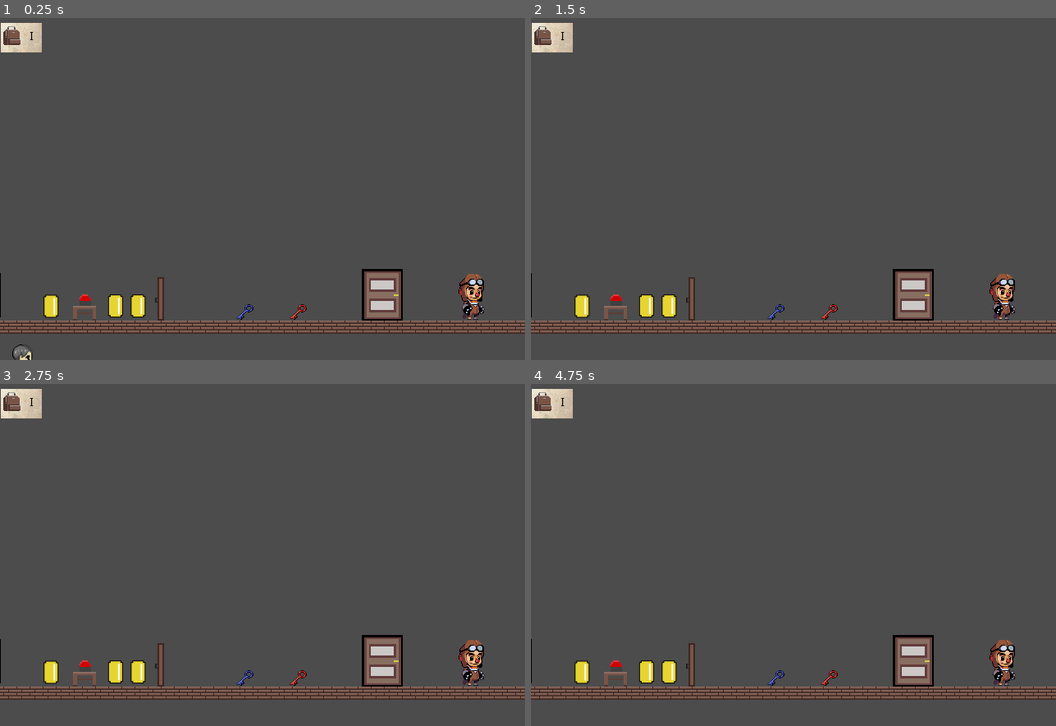
Above: before the commit, frames 1-4 (two rows, left to right).
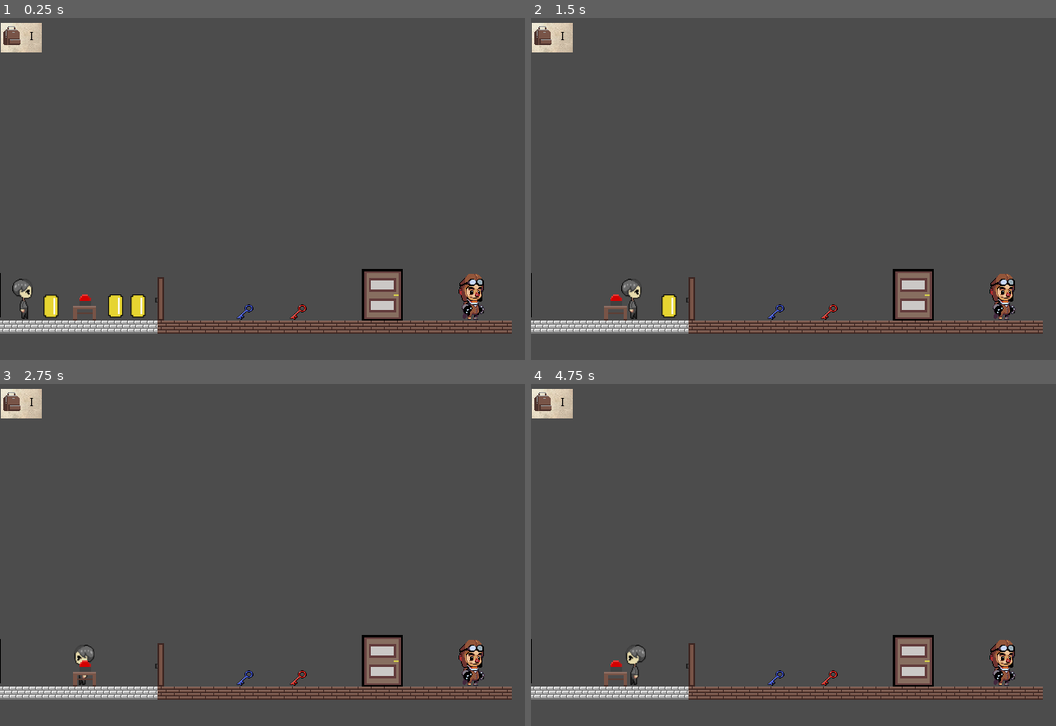
Above: after the commit, the same moments.

Repository: bkuon/Reverie
Game: Godot game, scene res://world.tscn
The game is run twice, just before and just after one commit, with the same random seed, the same clock (stepped at 60 frames per second) and the same inputs. The engine's default icon, where the game draws it, is replaced by a stand-in: a white triangle on a blue panel in a dark square.
Inputs:
- Up to frame 1 (0.25 s): no input
- Up to frame 2 (1.5 s): tap Enter at 0.5 s; hold V 0.53-1.28 s; hold Right (ui_right) from 0.53 s (still down); tap Up (ui_up) at 0.77, 0.8, 1.07, 1.35 s
- Up to frame 3 (2.75 s): tap Up (ui_up) at 1.52, 1.82 s; tap V at 1.55 s; release Right (ui_right) at 2.03 s; hold Left (ui_left) from 2.03 s (still down); hold Up (ui_up) from 2.03 s (still down); tap A (enter_door) at 2.1 s
- Up to frame 4 (4.75 s): release Left (ui_left) at 2.78 s; release Up (ui_up) at 2.78 s; hold Right (ui_right) 2.78-4.28 s; tap Z (interact) at 2.85 s; tap Up (ui_up) at 3.02, 3.32, 3.77, 3.8, 4.07, 4.52 s; tap V at 3.05, 4.35 s; hold V 3.53-4.28 s; hold Left (ui_left) from 4.28 s (still down)

The runs differ from the first frame. In frame 1, 1.4% of the frame differs, in the area x 0-100%, y 76-100%; in frame 2, 1.7%; in frame 3, 1.8%; in frame 4, 1.9%, in the area x 0-100%, y 76-93%.

Commit message:
Revert "Sprint 2 Implemented."

Diff:
--- a/KinematicBody2D.gd
+++ b/KinematicBody2D.gd
@@ -1,22 +1,8 @@
 extends KinematicBody2D
-
-#Added variables for Jump
-const UP = Vector2(0, -1)
-const JUMP_HEIGHT = -200
-#Brandon 3/12
-
-#Added Variables for Run
-const ACCELERATION = 50
-const MAX_SPEED = 200
-#Brandon 3/12
-
-#Duck Speed
-const DUCK_SPEED = 50
-
-export var speed = 10.0
 
 const GRAVITY = 20
 const SPEED = 100
+const JUMP = 500
 const RESISTANCE = Vector2(0,-1)
 
 var motion = Vector2()
@@ -24,8 +10,7 @@
 var obj = null
 
 func _physics_process(delta):
-	motion.y += GRAVITY
-	var friction = false
+	#motion.y += GRAVITY
 
 	if Input.is_action_pressed("ui_right"):
 		motion.x= SPEED
@@ -38,93 +23,18 @@
 	elif Input.is_action_just_pressed("interact"):
 		if obj and obj_name != "" and obj_name != "Door" and obj.can_speak:
 			get_node("../DialogueParser").init_dialogue(obj_name)
-	elif is_on_floor():
-		if Input.is_action_just_pressed("ui_up"):
-			motion.y = JUMP_HEIGHT
-		else:
-			$sprite.play("jump")
+	#elif is_on_floor():
+		#if Input.is_action_just_pressed("ui_up")
+			#motion.y = JUMP
+		#else:
+			#$sprite.play("jump")
 	else:
 		motion.x=0
 		$sprite.play("idle")
-	#Ability to run implemented here
-	if Input.is_action_pressed("ui_right") and Input.is_key_pressed(KEY_V):
-		motion.x = min(motion.x + ACCELERATION, MAX_SPEED)
-		$sprite.flip_h = false
-		$sprite.play("run")
-		if is_on_floor():
-			if Input.is_action_just_pressed("ui_up"):
-				motion.y = JUMP_HEIGHT
-			if friction == true:
-				motion.x = lerp(motion.x, 0, 0.2)
-		else:
-			if motion.y < 0:
-				$sprite.play("Jump")
-			else:
-				$sprite.play("Fall")
-			if friction == true:
-				motion.x = lerp(motion.x, 0, 0.05)
-
-
-		motion = move_and_slide(motion, UP)
-
-		move_and_slide(motion,RESISTANCE)
-	if Input.is_action_pressed("ui_left") and Input.is_key_pressed(KEY_V):
-		motion.x = min(motion.x - ACCELERATION, MAX_SPEED)
-		$sprite.flip_h = true
-		$sprite.play("run")
-
-		if is_on_floor():
-			if Input.is_action_just_pressed("ui_up"):
-				motion.y = JUMP_HEIGHT
-			if friction == true:
-				motion.x = lerp(motion.x, 0, 0.2)
-		else:
-			if motion.y < 0:
-				$sprite.play("Jump")
-			else:
-				$sprite.play("Fall")
-			if friction == true:
-				motion.x = lerp(motion.x, 0, 0.05)
-
-
-		motion = move_and_slide(motion, UP)
-
-		move_and_slide(motion,RESISTANCE)
-
-
 
 	if Input.is_action_pressed("ui_left") and Input.is_action_pressed("ui_right"):
 		motion.x=0
 		$sprite.play("idle")
-
-	#Ability to duck here
-	if Input.is_action_pressed("ui_down"):
-		#$sprite.play("duck")
-		motion.x = 0
-	if Input.is_action_pressed("ui_down") and Input.is_action_pressed("ui_right"):
-		#$sprite.play("duck")
-		motion.x = DUCK_SPEED
-	if Input.is_action_pressed("ui_down") and Input.is_action_pressed("ui_left"):
-		#$sprite.flip_h = true
-		#$sprite.play("duck")
-		motion.x = -DUCK_SPEED
-
-	#Ability to jump implemented here
-	if is_on_floor():
-		if Input.is_action_just_pressed("ui_up"):
-			motion.y = JUMP_HEIGHT
-		if friction == true:
-			motion.x = lerp(motion.x, 0, 0.2)
-	else:
-		if motion.y < 0:
-			$sprite.play("Jump")
-		else:
-			$sprite.play("Fall")
-		if friction == true:
-			motion.x = lerp(motion.x, 0, 0.05)
-
-
-	motion = move_and_slide(motion, UP)
 
 	move_and_slide(motion,RESISTANCE)
 
--- a/Tileset.tscn
+++ b/Tileset.tscn
@@ -3,13 +3,13 @@
 [ext_resource path="res://images/Environment/tile2.png" type="Texture" id=1]
 [ext_resource path="res://images/Environment/wood1.png" type="Texture" id=2]
 
-[sub_resource type="RectangleShape2D" id=1]
+[sub_resource type="RectangleShape2D" id=4]
 extents = Vector2( 8.26175, 8.07465 )
 
 [node name="Tileset" type="Node2D"]
 
 [node name="StaticBodyTile" type="StaticBody2D" parent="."]
-position = Vector2( 0.387054, -877.549 )
+position = Vector2( 1.83026, -877.457 )
 scale = Vector2( 2, 2 )
 __meta__ = {
 "_edit_group_": true
--- a/updatedTileSet.tres
+++ /dev/null
@@ -1,24 +0,0 @@
-[gd_resource type="TileSet" load_steps=3 format=2]
-
-[ext_resource path="res://images/Environment/tile2.png" type="Texture" id=1]
-
-[sub_resource type="RectangleShape2D" id=1]
-extents = Vector2( 8.70947, 8.53113 )
-
-[resource]
-0/name = "tile2"
-0/texture = ExtResource( 1 )
-0/tex_offset = Vector2( 0, 0 )
-0/modulate = Color( 1, 1, 1, 1 )
-0/region = Rect2( 0, 0, 17, 16 )
-0/tile_mode = 0
-0/occluder_offset = Vector2( 0, 0 )
-0/navigation_offset = Vector2( 0, 0 )
-0/shapes = [ {
-"autotile_coord": Vector2( 0, 0 ),
-"one_way": false,
-"one_way_margin": 1.0,
-"shape": SubResource( 1 ),
-"shape_transform": Transform2D( 1, 0, 0, 1, 8.72937, 7.95166 )
-} ]
-0/z_index = 0
--- a/world.tscn
+++ b/world.tscn
@@ -30,7 +30,6 @@
 [ext_resource path="res://images/backgrounds/paperbackground.png" type="Texture" id=28]
 [ext_resource path="res://images/backgrounds/itembackground.png" type="Texture" id=29]
 
-
 [sub_resource type="SpriteFrames" id=1]
 animations = [ {
 "frames": [ ExtResource( 2 ) ],
@@ -44,7 +43,8 @@
 "speed": 5.0
 } ]
 
-[sub_resource type="CapsuleShape2D" id=11]
+[sub_resource type="RectangleShape2D" id=2]
+extents = Vector2( 13, 24 )
 
 [sub_resource type="RectangleShape2D" id=3]
 extents = Vector2( 12.0269, 22.7418 )
@@ -93,13 +93,12 @@
 
 [node name="CollisionShape2D" type="CollisionShape2D" parent="MC_Sprite"]
 position = Vector2( 0, 1 )
-shape = SubResource( 11 )
+shape = SubResource( 2 )
 
 [node name="Area2D" type="Area2D" parent="MC_Sprite"]
 
 [node name="CollisionShape2D" type="CollisionShape2D" parent="MC_Sprite/Area2D"]
 shape = SubResource( 3 )
-
 
 [node name="keyObject" type="RigidBody2D" parent="."]
 collision_layer = 2
@@ -175,14 +174,14 @@
 cell_size = Vector2( 16, 16 )
 cell_quadrant_size = 25
 format = 1
-tile_data = PoolIntArray( 1835004, 0, 0, 1835005, 0, 0, 1835006, 0, 0, 1835007, 0, 0, 1769472, 0, 0, 1769473, 0, 0, 1769474, 0, 0, 1769475, 0, 0, 1769476, 0, 0, 1769477, 0, 0, 1769478, 0, 0, 1769479, 0, 0, 1769480, 0, 0, 1769481, 0, 0, 1769482, 0, 0, 1769483, 0, 0, 1769484, 0, 0, 1769485, 0, 0, 1769486, 0, 0, 1769487, 0, 0, 1769488, 0, 0, 1769489, 0, 0, 1769490, 0, 0, 1769491, 0, 0, 1769492, 0, 0, 1769493, 0, 0, 1769494, 0, 0, 1769495, 0, 0, 1769496, 0, 0, 1769497, 0, 0, 1769498, 0, 0, 1769499, 0, 0, 1769500, 0, 0, 1769501, 0, 0, 1769502, 0, 0, 1769503, 0, 0, 1769504, 0, 0, 1769505, 0, 0, 1769506, 0, 0, 1769507, 0, 0, 1769508, 0, 0, 1769509, 0, 0, 1769510, 0, 0, 1769511, 0, 0, 1769512, 0, 0 )
+tile_data = PoolIntArray( 1769472, 1, 0, 1769473, 1, 0, 1769474, 1, 0, 1769475, 1, 0, 1769476, 1, 0, 1769477, 1, 0, 1769478, 1, 0, 1769479, 1, 0, 1769480, 1, 0, 1769481, 1, 0, 1769482, 1, 0, 1769483, 1, 0, 1769484, 0, 0, 1769485, 0, 0, 1769486, 0, 0, 1769487, 0, 0, 1769488, 0, 0, 1769489, 0, 0, 1769490, 0, 0, 1769491, 0, 0, 1769492, 0, 0, 1769493, 0, 0, 1769494, 0, 0, 1769495, 0, 0, 1769496, 0, 0, 1769497, 0, 0, 1769498, 0, 0, 1769499, 0, 0, 1769500, 0, 0, 1769501, 0, 0, 1769502, 0, 0, 1769503, 0, 0, 1769504, 0, 0, 1769505, 0, 0, 1769506, 0, 0, 1769507, 0, 0, 1769508, 0, 0, 1769509, 0, 0, 1769510, 0, 0 )
 
 [node name="button" type="StaticBody2D" parent="."]
 editor/display_folded = true
 script = ExtResource( 11 )
 
 [node name="table_button" type="Area2D" parent="button"]
-position = Vector2( -1.52588e-05, 0 )
+position = Vector2( -1.52588e-005, 0 )
 collision_layer = 2
 __meta__ = {
 "_edit_group_": true
Not shown: 2 places in Tileset.tscn that only renumber resources
Not shown, changed: images/Environment/tile2.png.import
